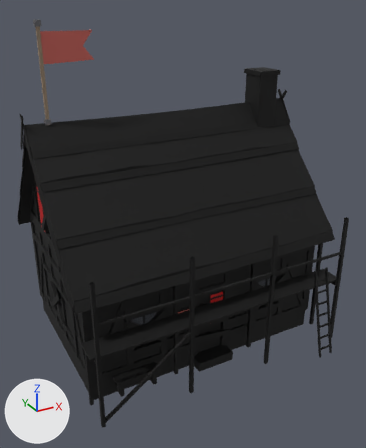
The glTF model game/assets/modelle/gebaeude/neubau/wohnhaus_mensch_s1_g2.glb as it was, and as the next commit left it.
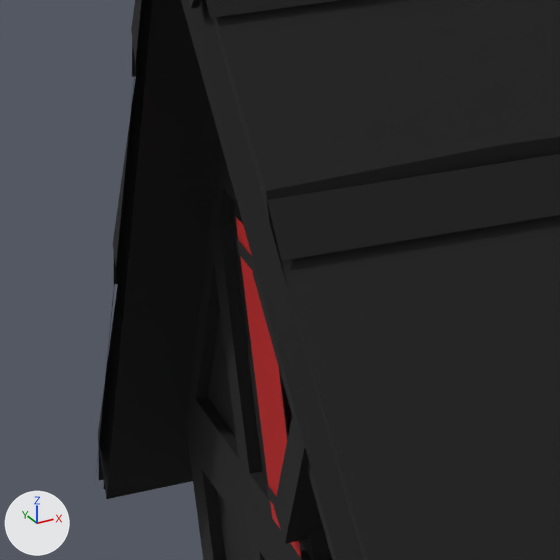
The first picture shows the older version from a camera (50 mm lens) standing at (-6.36, -12.58, 9.26) and looking at (-0.04, -1.09, 3.51). The close-ups show the older and then the newer version on the part from 1% to 22% of the width and 35% to 52% of the height of that picture. Only the edits that show in the close-ups are written down. The lights are fixed; the arrows at lower left show +X, +Y and +Z. Vertices at exactly the same position are counted once.

Names of what the first close-up shows: 'Dach', 'Haus', 'Leerstand'.
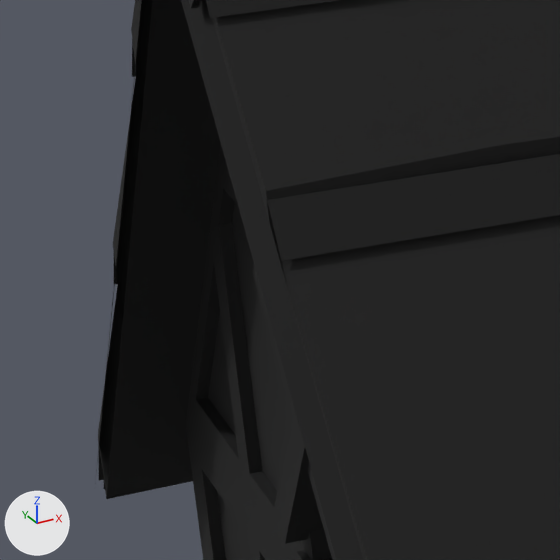
Changed parts and their boxes [x1, y1, x2, y2] in the close-ups (560 x 560 px):
```json
{"part": 1, "of": "me_haus", "change": "deleted", "before": [236, 238, 255, 271]}
{"part": 2, "of": "me_haus", "change": "deleted", "before": [267, 485, 276, 506]}
{"part": 3, "of": "me_haus", "change": "deleted", "before": [235, 216, 301, 557], "on screen": "red"}
```

Scene script edits in JSON lines:
```json
{"block": "me_haus", "where": "# used by ob_haus; location = (0.0, 0.0, 0.0)"}
{"op": "remove", "block": "me_haus", "code": "me_haus.from_pydata(...)  # 1563 vertices, 2058 faces; spans x -3.59..3.55, y -2.98..2.87, z -0.12..7.47"}
{"op": "add", "block": "me_haus", "code": "me_haus.from_pydata(...)  # 1551 vertices, 2052 faces; spans x -3.58..3.55, y -2.98..2.87, z -0.12..7.47"}
{"block": "me_haus", "change": "me_haus part 1: the loose piece of 4 vertices spanning x -3.59, y 0.21..0.62, z 4.57..4.63 is deleted"}
{"block": "me_haus", "change": "me_haus part 2: the loose piece of 4 vertices spanning x -3.59, y 0.21..0.62, z 3.59..3.65 is deleted"}
{"block": "me_haus", "change": "me_haus part 3: the loose piece of 4 vertices spanning x -3.59, y 0.21..0.62, z 3.51..4.72 is deleted"}
```
